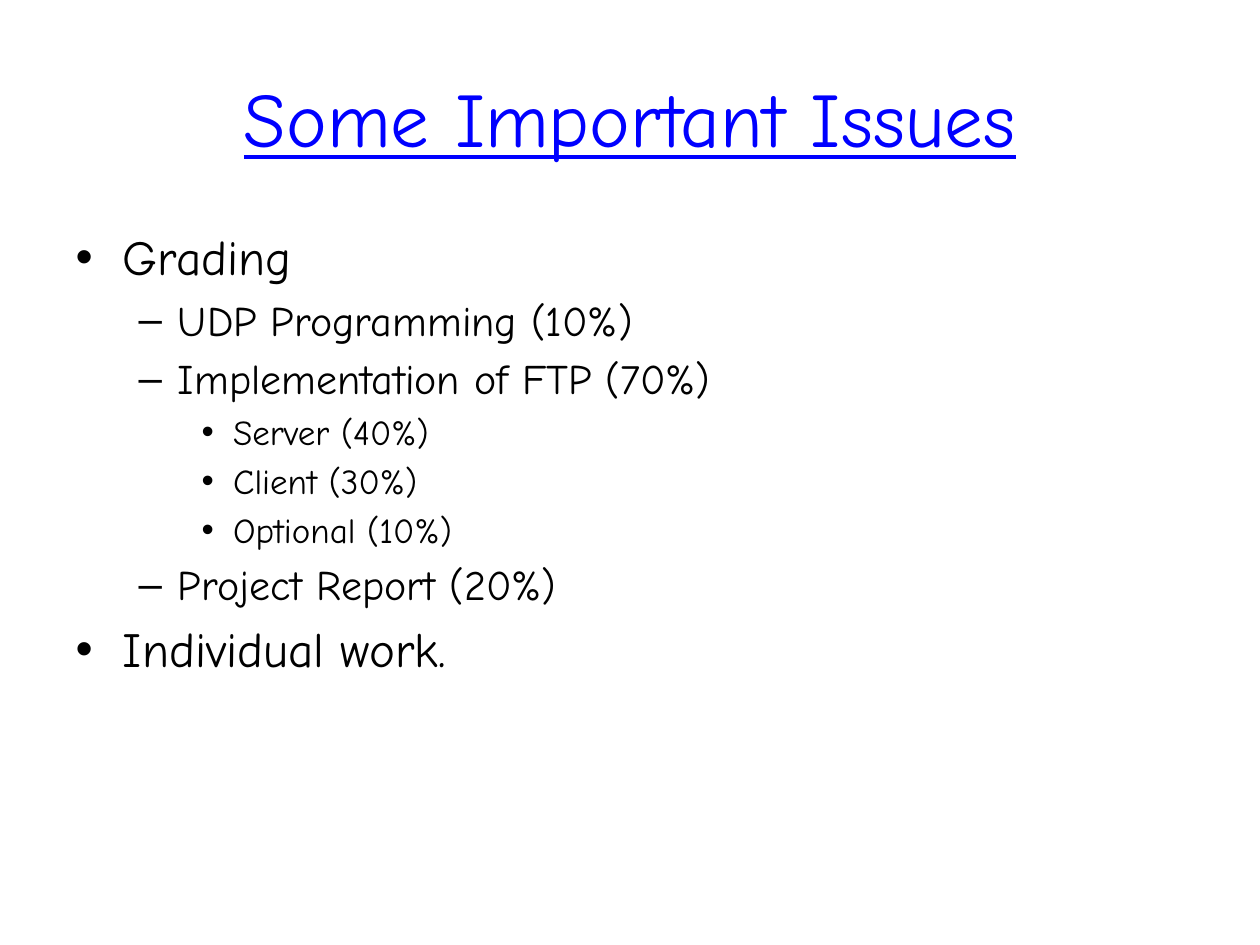
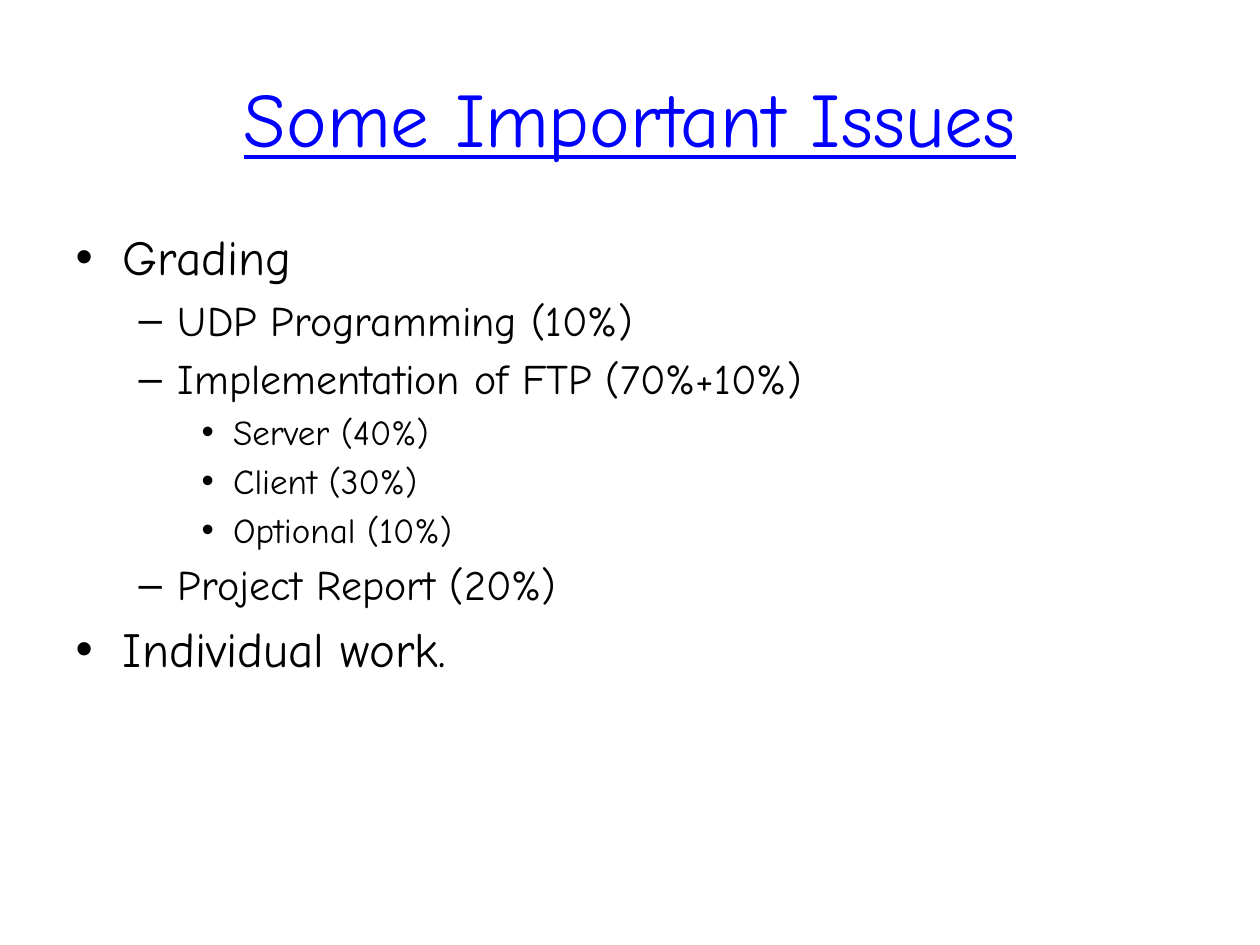
Before and after one commit to Kurzheck/FTP_project, a slide deck: slide 33 of Presentation.pptx. Drawn at 1260x945 pixels with LibreOffice and Linux fonts; fonts in the diff are those of the drawing. Boxes give left, top, right and bottom in pixels: in the first picture for what was removed or moved away, otherwise in the second. Text is boxed around its words. In the diff, an @@ line names an element or a change of style, - is before the commit and + after.

```diff
--- a/Presentation.pptx
+++ b/Presentation.pptx
@@ text at (178, 361, 802, 403): text changed @@
-  – Implementation of FTP (70%)
+  – Implementation of FTP (70%+10%)
```
Also in this commit, not shown: 7 other slides changed, 1 other file.
